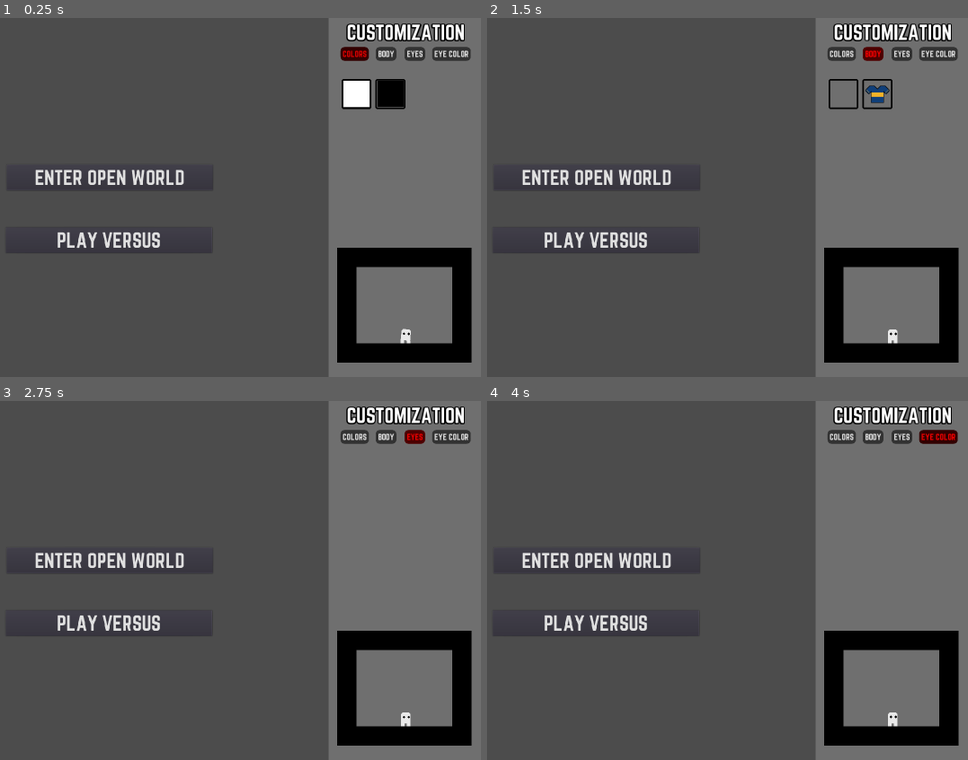
Above: before the commit, frames 1-4 (two rows, left to right).
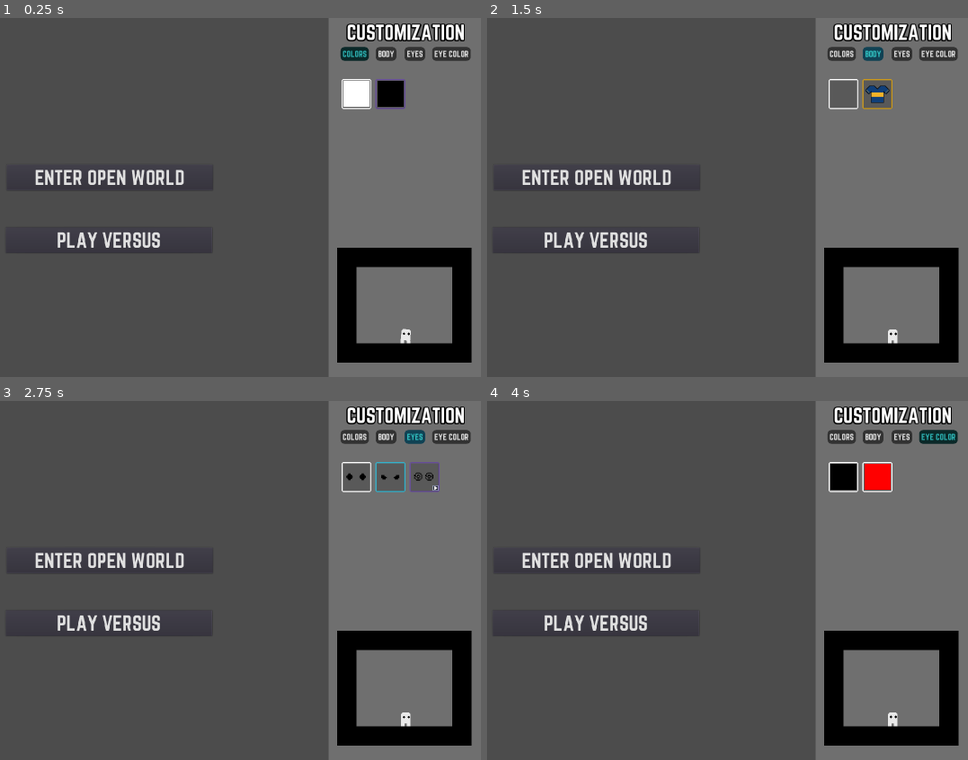
Above: after the commit, the same moments.

Repository: Maigal/gorace
Game: Godot game, scene res://Lobby.tscn
Two runs of this game, one before a commit and one after it. Both use one fixed random seed, a clock stepped at 60 frames per second and the inputs below. This scene is started directly instead of the project's main scene.
Inputs (mouse positions are in pixels of both pictures, inside the frame that each line leads up to):
- Up to frame 1 (0.25 s): no input
- Up to frame 2 (1.5 s): click "COLORS" at 0.5 s; click "BODY" at 1.25 s
- Up to frame 3 (2.75 s): click "EYES" at 2 s
- Up to frame 4 (4 s): click "EYE COLOR" at 2.75 s; click (842, 476) at 3.52 s

The runs differ from the first frame. In frame 1, 0.5% of the frame differs, in the area x 70-85%, y 8-26%; in frame 2, 0.4%; in frame 3, 0.6%; in frame 4, 1.3%, in the area x 71-98%, y 8-26%.
Error before the commit: Invalid get index 'description' (on base: 'Dictionary'). (res://LobbyCustomization.gd:26)

Commit message:
customization changes

Diff:
--- a/client/Customization.gd
+++ b/client/Customization.gd
@@ -1,6 +1,4 @@
 extends Node2D
-
-
 
 var customization = {
 	body_equip = 0,
@@ -9,7 +7,6 @@
 	eyes_color = 0,
 	nickname = ""
 }
-
 
 func change_eyes(eyeIndex):
 	customization.eyes = eyeIndex
@@ -21,6 +18,7 @@
 		$Body/Eyes.texture = customizationData.eyes[customization["eyes"]].resource
 		$Body/Eyes.show()
 		$Body/Eyes_Animated.hide()
+	change_eyes_color(customization.eyes_color)
 
 
 func change_body_equip(eyeIndex):
--- a/client/CustomizationData.gd
+++ b/client/CustomizationData.gd
@@ -6,59 +6,82 @@
 		description = "None",
 		resource = null,
 		animated = false,
-		img = ""
+		img = "",
+		rarity = 0
 	},
 	{
 		id = 1,
 		description = "BOKITA EL MAS GRANDE",
 		resource = load("res://Sprites/Player/Customization/Body/1.png"),
 		animated = false,
-		img = "res://Sprites/Player/Customization/Body/1_list.png"
+		img = "res://Sprites/Player/Customization/Body/1_list.png",
+		rarity = 3
 	}
 ]
 
 var eyes = [
 	{
 		id = 0,
+		description = "Regular eyes",
 		resource = load("res://Sprites/Player/Customization/Eyes/0.png"),
-		animated = false
+		animated = false,
+		img = "res://Sprites/Player/Customization/Eyes/0_list.png",
+		rarity = 0,
 	},
 	{
 		id = 1,
+		description = "Angry eyes",
 		resource = load("res://Sprites/Player/Customization/Eyes/1.png"),
-		animated = false
+		animated = false,
+		img = "res://Sprites/Player/Customization/Eyes/1_list.png",
+		rarity = 1,
 	},
 	{
 		id = 2,
+		description = "Dizzy eyes",
 		resource = load("res://Sprites/Player/Customization/Eyes/2.tres"),
-		animated = true
+		animated = true,
+		img = "res://Sprites/Player/Customization/Eyes/2_list.png",
+		rarity = 2,
 	}
 ]
 
 var body_colors = [
 	{
 		id = 0,
+		animated = false,
 		description = "White",
 		body = Color(1,1,1,1),
 		legs = Color(1,1,1,1),
-		img = "res://Sprites/Player/Customization/Colors/0_list.png"
+		img = "res://Sprites/Player/Customization/Colors/0_list.png",
+		rarity = 0
 	},
 	{
 		id = 1,
+		animated = false,
 		description = "Black",
 		body = Color(0,0,0,1),
 		legs = Color(0,0,0,1),
-		img = "res://Sprites/Player/Customization/Colors/1_list.png"
+		img = "res://Sprites/Player/Customization/Colors/1_list.png",
+		rarity = 2
 	}
 ]
 
 var eyes_colors = [
 	{
 		id = 0,
-		color = Color(0,0,0,1)
+		description = "Black eyes",
+		color = Color(0,0,0,1),
+		animated = false,
+		img = "res://Sprites/Player/Customization/Colors/1_list.png",
+		rarity = 0
 	},
 	{
 		id = 1,
-		color = Color(01,0,0,1)
+		description = "Red eyes",
+		color = Color(1,0,0,1),
+		animated = false,
+		img = "res://Sprites/Player/Customization/Eye_Colors/1_list.png",
+		rarity = 0
 	}
 ]
--- a/client/Global.gd
+++ b/client/Global.gd
@@ -127,6 +127,27 @@
 	}
 	return data
 
+func get_player_customization_data():
+	return player_customization
+
+func update_customization_data(data):
+	if data.has('body_equip'):
+		player_customization.body_equip = data.body_equip
+	if data.has('body_equips'):
+		player_customization.body_equip = data.body_equips
+	if data.has('eyes'):
+		player_customization.eyes = data.eyes
+	if data.has('body_color'):
+		player_customization.body_color = data.body_color
+	if data.has('body_colors'):
+		player_customization.body_color = data.body_colors
+	if data.has('eyes_color'):
+		player_customization.eyes_color = data.eyes_color
+	if data.has('eyes_colors'):
+		player_customization.eyes_color = data.eyes_colors
+
+	get_tree().call_group('player', 'get_player_customization_data', player_customization)
+
 func _process(delta):
 	# Call this in _process or _physics_process. Data transfer, and signals
 	# emission will only happen when calling this function.
--- a/client/Lobby.tscn
+++ b/client/Lobby.tscn
@@ -184,16 +184,21 @@
 margin_left = 13.6149
 margin_right = 73.6149
 margin_bottom = 24.0
+focus_mode = 0
 custom_styles/hover = SubResource( 8 )
 custom_styles/pressed = SubResource( 9 )
 custom_styles/normal = SubResource( 6 )
 custom_fonts/font = SubResource( 7 )
 text = "COLORS"
+__meta__ = {
+"_edit_use_anchors_": false
+}
 
 [node name="Pill_body_equips" type="Button" parent="LobbyCustomization/Background/Categories"]
 margin_left = 102.049
 margin_right = 143.049
 margin_bottom = 24.0
+focus_mode = 0
 custom_styles/hover = SubResource( 8 )
 custom_styles/pressed = SubResource( 9 )
 custom_styles/normal = SubResource( 6 )
@@ -204,21 +209,26 @@
 margin_left = 173.758
 margin_right = 214.758
 margin_bottom = 24.0
+focus_mode = 0
 custom_styles/hover = SubResource( 8 )
 custom_styles/pressed = SubResource( 9 )
 custom_styles/normal = SubResource( 6 )
 custom_fonts/font = SubResource( 7 )
 text = "EYES"
 
-[node name="Pill_eyes_color" type="Button" parent="LobbyCustomization/Background/Categories"]
+[node name="Pill_eyes_colors" type="Button" parent="LobbyCustomization/Background/Categories"]
 margin_left = 243.054
 margin_right = 284.054
 margin_bottom = 24.0
+focus_mode = 0
 custom_styles/hover = SubResource( 8 )
 custom_styles/pressed = SubResource( 9 )
 custom_styles/normal = SubResource( 6 )
 custom_fonts/font = SubResource( 7 )
 text = "EYE COLOR"
+__meta__ = {
+"_edit_use_anchors_": false
+}
 
 [node name="ScrollContainer" type="ScrollContainer" parent="LobbyCustomization/Background"]
 anchor_top = 0.132
@@ -241,4 +251,4 @@
 [connection signal="pressed" from="LobbyCustomization/Background/Categories/Pill_body_colors" to="LobbyCustomization" method="_on_Change_Category_pressed" binds= [ "body_colors" ]]
 [connection signal="pressed" from="LobbyCustomization/Background/Categories/Pill_body_equips" to="LobbyCustomization" method="_on_Change_Category_pressed" binds= [ "body_equips" ]]
 [connection signal="pressed" from="LobbyCustomization/Background/Categories/Pill_eyes" to="LobbyCustomization" method="_on_Change_Category_pressed" binds= [ "eyes" ]]
-[connection signal="pressed" from="LobbyCustomization/Background/Categories/Pill_eyes_color" to="LobbyCustomization" method="_on_Change_Category_pressed" binds= [ "eyes_color" ]]
+[connection signal="pressed" from="LobbyCustomization/Background/Categories/Pill_eyes_colors" to="LobbyCustomization" method="_on_Change_Category_pressed" binds= [ "eyes_colors" ]]
--- a/client/LobbyCustomization.gd
+++ b/client/LobbyCustomization.gd
@@ -4,7 +4,7 @@
 	body_colors = [0,1],
 	body_equips = [0,1],
 	eyes = [0,1,2],
-	eyes_color = [0,1]
+	eyes_colors = [0,1]
 }
 
 var selectedCategory = "body_colors"
@@ -19,20 +19,25 @@
 		oldItem.queue_free()
 	for item in available_items[selectedCategory]:
 		var itemData = customizationData[selectedCategory][item]
-		print('itemdata: ', itemData)
 		var instancedItem = list_item.instance()
 		instancedItem.name = "ListItem" + str(itemData.id)
 		instancedItem.index = itemData.id
 		instancedItem.item_name = itemData.description
 		instancedItem.image = itemData.img
+		instancedItem.animated = itemData.animated
+		instancedItem.rarity = itemData.rarity
+		if selectedCategory == "eyes":
+			for node in get_tree().get_nodes_in_group("global"):
+				var result = node.call("get_player_customization_data")
+				print('res,: ', result)
+				instancedItem.modulation = customizationData["eyes_colors"][result.eyes_color].color
 		$Background/ScrollContainer/GridContainer.add_child(instancedItem)
 
 func selected_item(index):
-	print('selected item index: ', index)
 	var data = {}
 	data[selectedCategory] = index
 
-	get_tree().call_group('player', 'get_player_customization_data', data)
+	get_tree().call_group('global', 'update_customization_data', data)
 
 
 func _on_Change_Category_pressed(arg):
@@ -40,6 +45,6 @@
 	for category in $Background/Categories.get_children():
 		category.self_modulate = Color(1,1,1,1)
 		if category.name == 'Pill_' + arg:
-			category.self_modulate = Color(1,0,0,1)
+			category.self_modulate = Color(0.2,0.8,0.8,1)
 	print('selectedCategory: ', selectedCategory)
 	populate_category()
--- a/client/Misc/ListItem.gd
+++ b/client/Misc/ListItem.gd
@@ -1,14 +1,31 @@
 extends TextureRect
 
-export var item_name = ""
-export var image = ""
-export var index = 0
-
+var item_name = ""
+var image = ""
+var index = 0
+var rarity = 0
+var animated = false
+var modulation = Color(1,1,1,1)
 var isSelected = false
 
 func _ready():
+
+	print('modulation: ', modulation)
 	$ItemImg.texture_normal = load(image)
 	$ItemImg.hint_tooltip = item_name
+
+	match rarity:
+		1:
+			self_modulate = Color(0.2, 0.7, 0.8, 1)
+		2:
+			self_modulate = Color(0.4, 0.3, 0.6, 1)
+		3:
+			self_modulate = Color(0.8, 0.6, 0.1, 1)
+
+	$ItemImg.self_modulate = modulation
+
+	if !animated:
+		$AnimatedTag.hide()
 
 func _on_ItemImg_pressed():
 	isSelected = true
--- a/client/Misc/ListItem.tscn
+++ b/client/Misc/ListItem.tscn
@@ -1,8 +1,9 @@
-[gd_scene load_steps=4 format=2]
+[gd_scene load_steps=5 format=2]
 
 [ext_resource path="res://Sprites/Misc/customization_list_frame.png" type="Texture" id=1]
 [ext_resource path="res://Sprites/Player/Customization/Colors/0_list.png" type="Texture" id=2]
 [ext_resource path="res://Misc/ListItem.gd" type="Script" id=3]
+[ext_resource path="res://Sprites/Misc/customization_list_play.png" type="Texture" id=4]
 
 [node name="ListItem" type="TextureRect"]
 margin_right = 75.0
@@ -10,6 +11,21 @@
 rect_min_size = Vector2( 75, 75 )
 texture = ExtResource( 1 )
 script = ExtResource( 3 )
+__meta__ = {
+"_edit_use_anchors_": false
+}
+
+[node name="ListItemBG" type="ColorRect" parent="."]
+anchor_left = 0.5
+anchor_top = 0.5
+anchor_right = 0.5
+anchor_bottom = 0.5
+margin_left = -35.0
+margin_top = -35.0
+margin_right = 35.0
+margin_bottom = 35.0
+rect_min_size = Vector2( 70, 70 )
+color = Color( 0, 0, 0, 0.196078 )
 __meta__ = {
 "_edit_use_anchors_": false
 }
@@ -28,4 +44,14 @@
 __meta__ = {
 "_edit_use_anchors_": false
 }
+
+[node name="AnimatedTag" type="TextureRect" parent="."]
+margin_left = 58.9958
+margin_top = 58.8085
+margin_right = 71.9958
+margin_bottom = 71.8085
+texture = ExtResource( 4 )
+__meta__ = {
+"_edit_use_anchors_": false
+}
 [connection signal="pressed" from="ItemImg" to="." method="_on_ItemImg_pressed"]
--- a/client/Player.gd
+++ b/client/Player.gd
@@ -48,6 +48,9 @@
 
 	if data.has('eyes_color'):
 		$Rig.change_eyes_color(data.eyes_color)
+
+	if data.has('eyes_colors'):
+		$Rig.change_eyes_color(data.eyes_colors)
 
 
 func _ready():
Binary file changed: client/Sprites/Misc/customization_list_frame.png
Binary file added: client/Sprites/Misc/customization_list_play.png
Not shown, added: client/Sprites/Misc/customization_list_play.png.import
Binary file changed: client/Sprites/Player/Customization/Colors/0_list.aseprite
Binary file added: client/Sprites/Player/Customization/Eye_Colors/1_list.png
Not shown, added: client/Sprites/Player/Customization/Eye_Colors/1_list.png.import
Binary file added: client/Sprites/Player/Customization/Eyes/0_list.png
Not shown, added: client/Sprites/Player/Customization/Eyes/0_list.png.import
Binary file added: client/Sprites/Player/Customization/Eyes/1_list.png
Not shown, added: client/Sprites/Player/Customization/Eyes/1_list.png.import
Binary file added: client/Sprites/Player/Customization/Eyes/2_list.png
Not shown, added: client/Sprites/Player/Customization/Eyes/2_list.png.import
